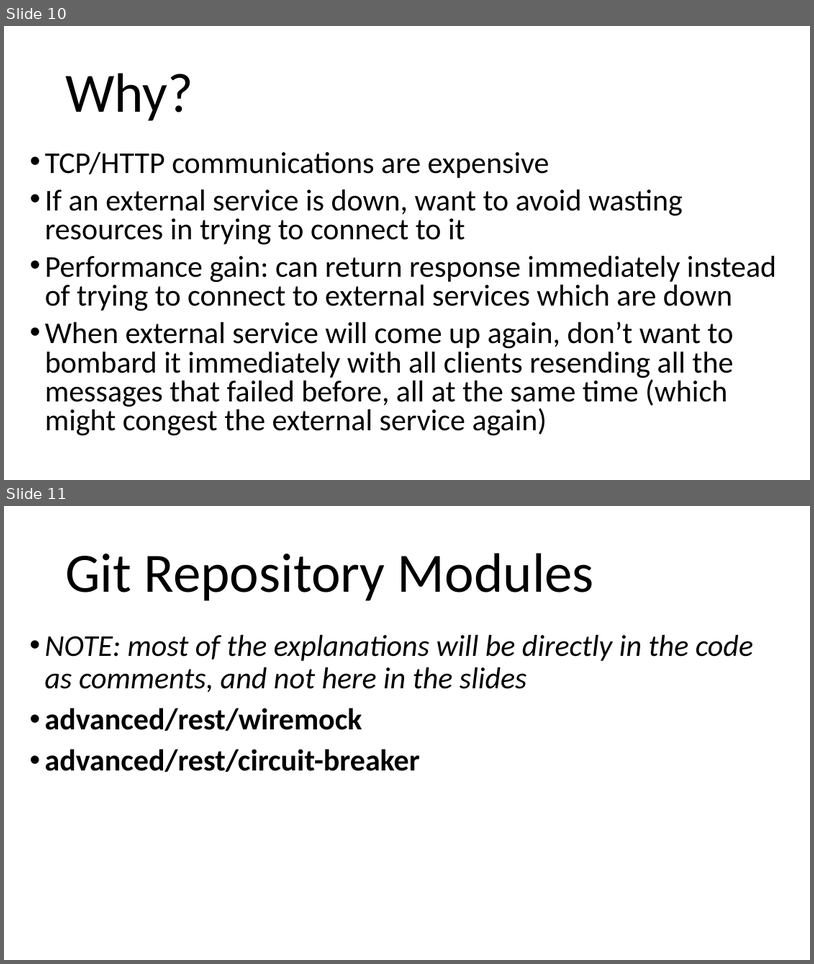
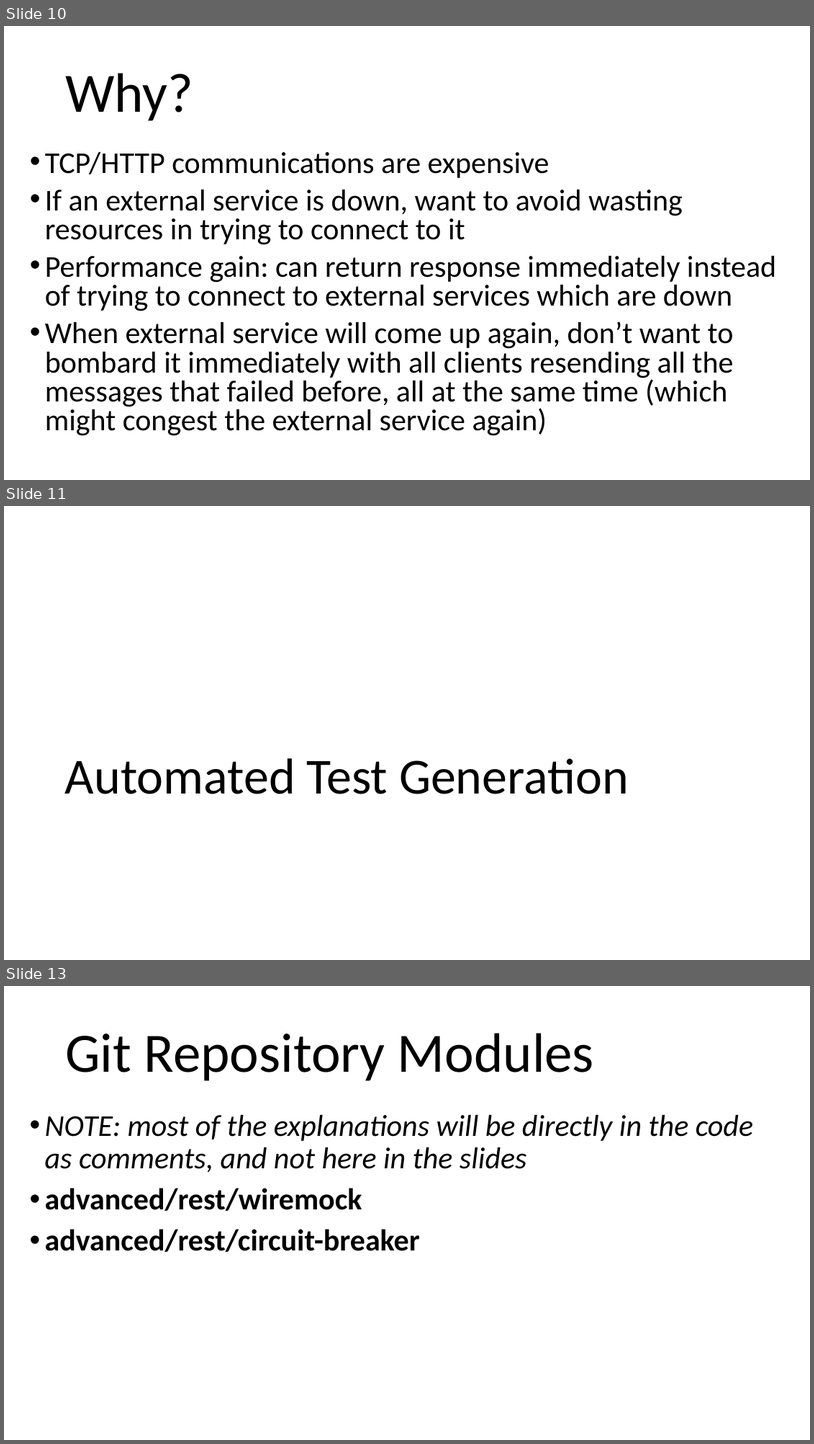
Before and after one commit to arcuri82/testing_security_development_enterprise_systems, a slide deck: doc/advanced/slides/lesson_06.pptx. Shown one above the other, each under a label of ours: slides 10 and 11 before the commit, slides 10, 11 and 13 after it; the slides between them are not shown. The pictures are 814x964 and 814x1444 pixels, drawn with LibreOffice and Linux fonts; fonts in the diff are those of the drawing. Boxes give left, top, right and bottom in pixels: in the first picture for what was removed or moved away, otherwise in the second. Text is boxed around its words. In the diff, an @@ line names an element or a change of style, - is before the commit and + after.

```diff
--- a/doc/advanced/slides/lesson_06.pptx
+++ b/doc/advanced/slides/lesson_06.pptx
@@ slide 11 added at [4,506,810,960], background #FFFFFF @@
@@ title added at [65,758,629,794], 60 pt, text #000000 @@
+Automated Test Generation
@@ what was slide 11 is now slide 13 @@
```
Also in this commit, not shown: 2 slides changed, 1 other slide added, 4 other files.
